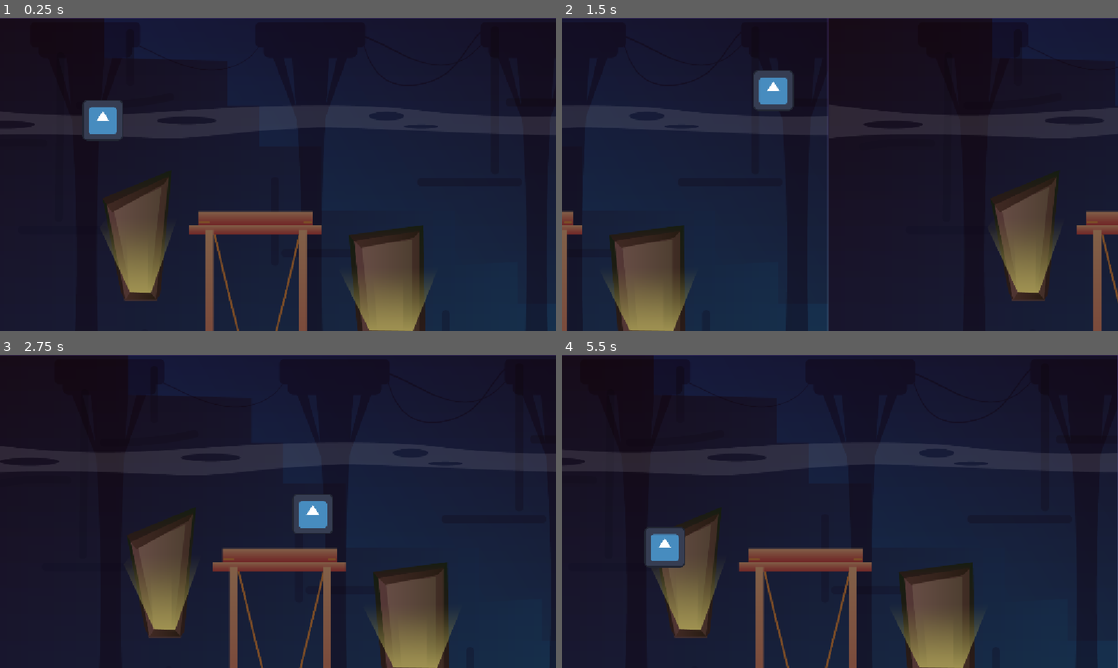
Above: before the commit, frames 1-4 (two rows, left to right).
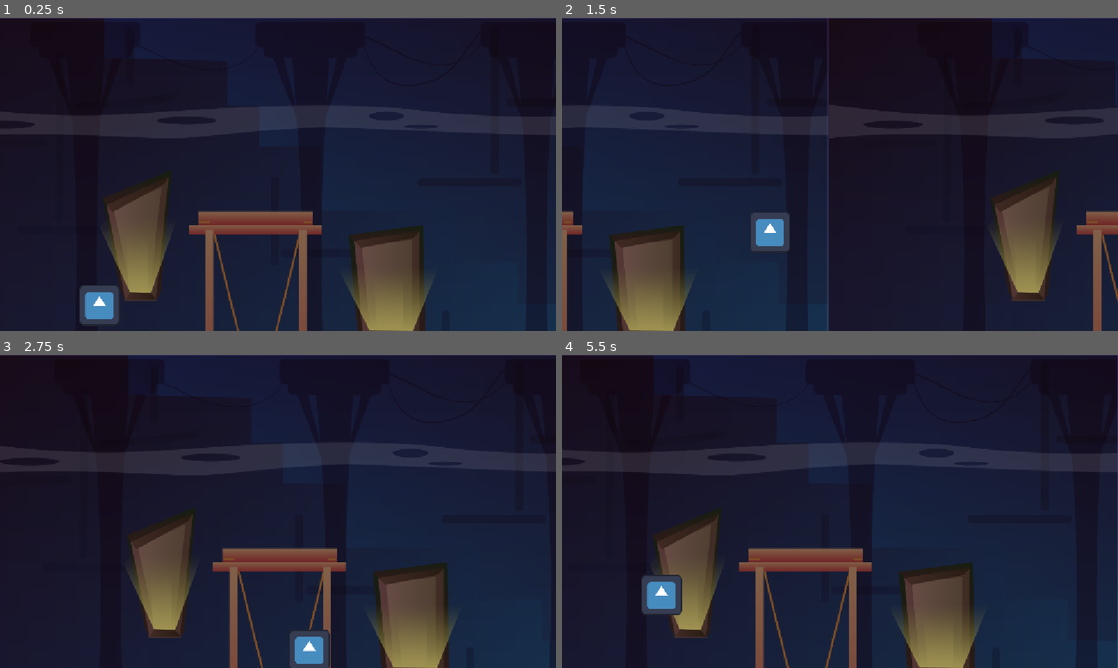
Above: after the commit, the same moments.

Repository: SanaDeghat/jetpack-joyride
Game: Godot game, scene res://mainScene.tscn
Same seed, same stepped clock (60 frames per second), same inputs: the game is played once before the commit and once after it. The engine's default icon, where the game draws it, is replaced by a stand-in: a white triangle on a blue panel in a dark square.
Inputs (mouse positions are in pixels of both pictures, inside the frame that each line leads up to):
- Up to frame 1 (0.25 s): no input
- Up to frame 2 (1.5 s): tap Enter (ui_accept) at 0.5, 0.77 s; move the mouse to (962, 158) at 0.52 s; hold Right (ui_right) 0.53-1.28 s; tap Alt at 0.6 s; click (962, 158) at 0.67 s; move the mouse to (728, 190) at 1.27 s; hold Down from 1.28 s (still down); tap Shift at 1.35 s
- Up to frame 3 (2.75 s): tap Enter (ui_accept) at 1.52 s; move the mouse to (333, 442) at 2.02 s; release Down at 2.03 s; hold Right (ui_right) from 2.03 s (still down); tap Alt at 2.1 s
- Up to frame 4 (5.5 s): move the mouse to (812, 574) at 2.77 s; release Right (ui_right) at 2.78 s; hold Up 2.78-3.53 s; tap Shift at 2.85, 4.35 s; click (812, 574) at 2.92 s; tap Enter (ui_accept) at 3.02, 3.77, 4.52 s; move the mouse to (1006, 558) at 3.52 s; hold Left (ui_left) 3.53-5.03 s; tap Alt at 3.6, 5.1 s; move the mouse to (673, 464) at 4.27 s; move the mouse to (867, 511) at 5.02 s; hold Down from 5.03 s (still down); click (867, 511) at 5.17 s

The runs differ from the first frame. In frame 1, 1.6% of the frame differs, in the area x 14-22%, y 26-98%; in frame 2, 1.7%; in frame 3, 1.7%; in frame 4, 1.8%, in the area x 14-23%, y 54-84%.

Commit message:
floor and roof

Diff:
--- a/character_body_2d.gd
+++ b/character_body_2d.gd
@@ -3,7 +3,7 @@
 
 const SPEED = 300.0
 const JUMP_VELOCITY = -400.0
-
+const roof_y=50;
 
 func _physics_process(delta: float) -> void:
 	# Add the gravity.
@@ -11,7 +11,6 @@
 	if Input.is_action_pressed("ui_accept") :
 		velocity.y = JUMP_VELOCITY
 	elif position.y<600:
-		print (position.y)
 
 		velocity += get_gravity() * delta
 	else:
@@ -23,5 +22,9 @@
 		velocity.x = direction * SPEED
 	else:
 		velocity.x = move_toward(velocity.x, 0, SPEED)
+	print (position.y)
 
 	move_and_slide()
+	if position.y < roof_y:
+		position.y = roof_y
+		velocity.y = 0
--- a/mainScene.tscn
+++ b/mainScene.tscn
@@ -4,11 +4,8 @@
 [ext_resource type="Texture2D" uid="uid://b0fpvpbdcd3e4" path="res://background (2).png" id="1_hr5et"]
 [ext_resource type="Texture2D" uid="uid://ddukknn2tkr8p" path="res://icon.svg" id="2_hr5et"]
 
-[sub_resource type="RectangleShape2D" id="RectangleShape2D_hr5et"]
-size = Vector2(1298, 19)
-
 [sub_resource type="RectangleShape2D" id="RectangleShape2D_61od6"]
-size = Vector2(83, 84)
+size = Vector2(68, 73)
 
 [node name="Node2D" type="Node2D" unique_id=1058356665]
 
@@ -22,22 +19,16 @@
 offset_bottom = 1083.0
 texture = ExtResource("1_hr5et")
 
-[node name="roof" type="Area2D" parent="Parallax2D" unique_id=2053566104]
+[node name="CharacterBody2D" type="CharacterBody2D" parent="." unique_id=1518095123]
+position = Vector2(206, 566)
 collision_layer = 3
-
-[node name="CollisionShape2D" type="CollisionShape2D" parent="Parallax2D/roof" unique_id=577865193]
-position = Vector2(661, 279)
-shape = SubResource("RectangleShape2D_hr5et")
-
-[node name="CharacterBody2D" type="CharacterBody2D" parent="." unique_id=1518095123]
-position = Vector2(210, 279)
+collision_mask = 3
 script = ExtResource("1_g4qto")
 
 [node name="Sprite2D" type="Sprite2D" parent="CharacterBody2D" unique_id=1945903261]
-position = Vector2(2.9999998, -95.99999)
 scale = Vector2(0.66, 0.66)
 texture = ExtResource("2_hr5et")
 
 [node name="CollisionShape2D" type="CollisionShape2D" parent="CharacterBody2D" unique_id=132834216]
-position = Vector2(2, -96)
+position = Vector2(1, 0.5)
 shape = SubResource("RectangleShape2D_61od6")
